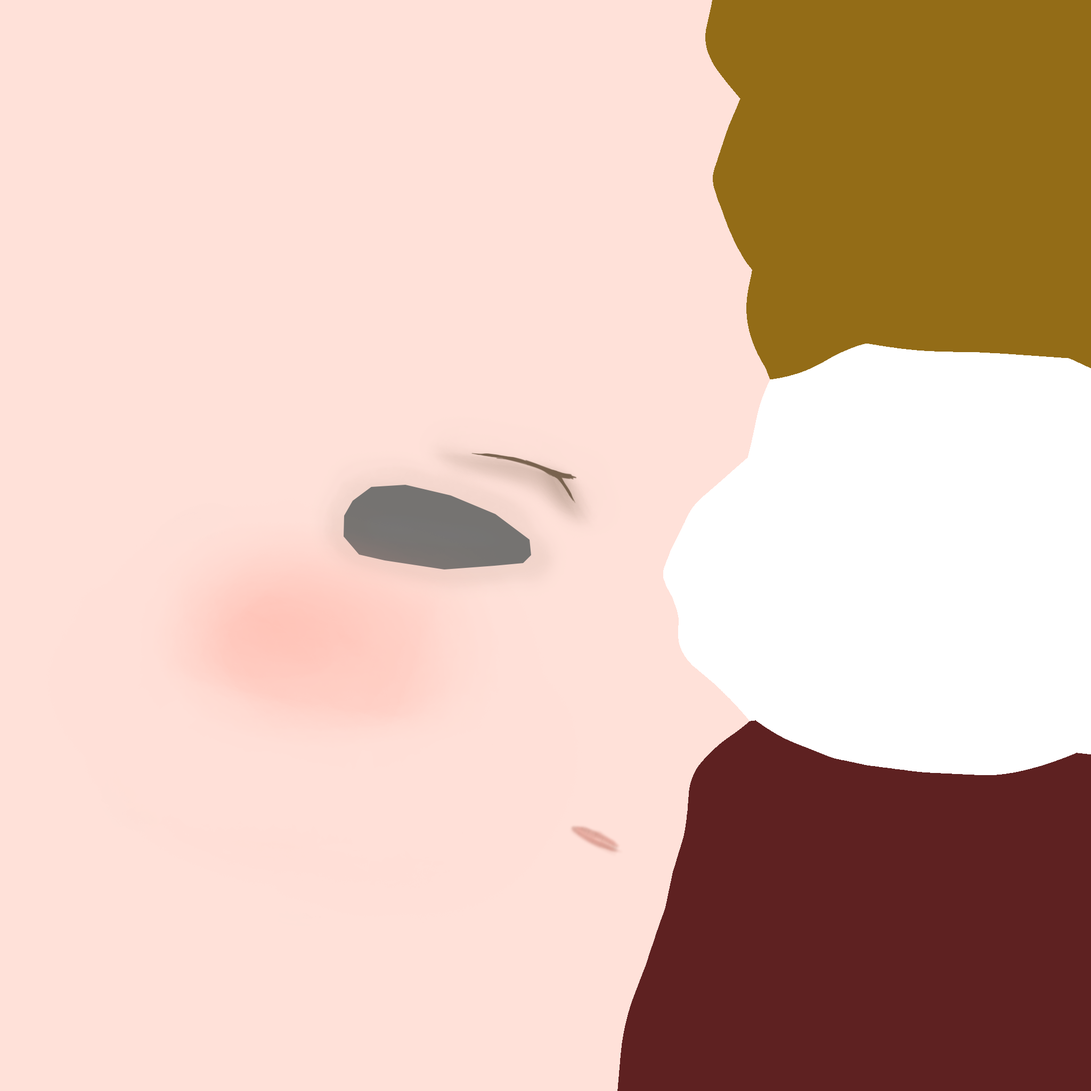
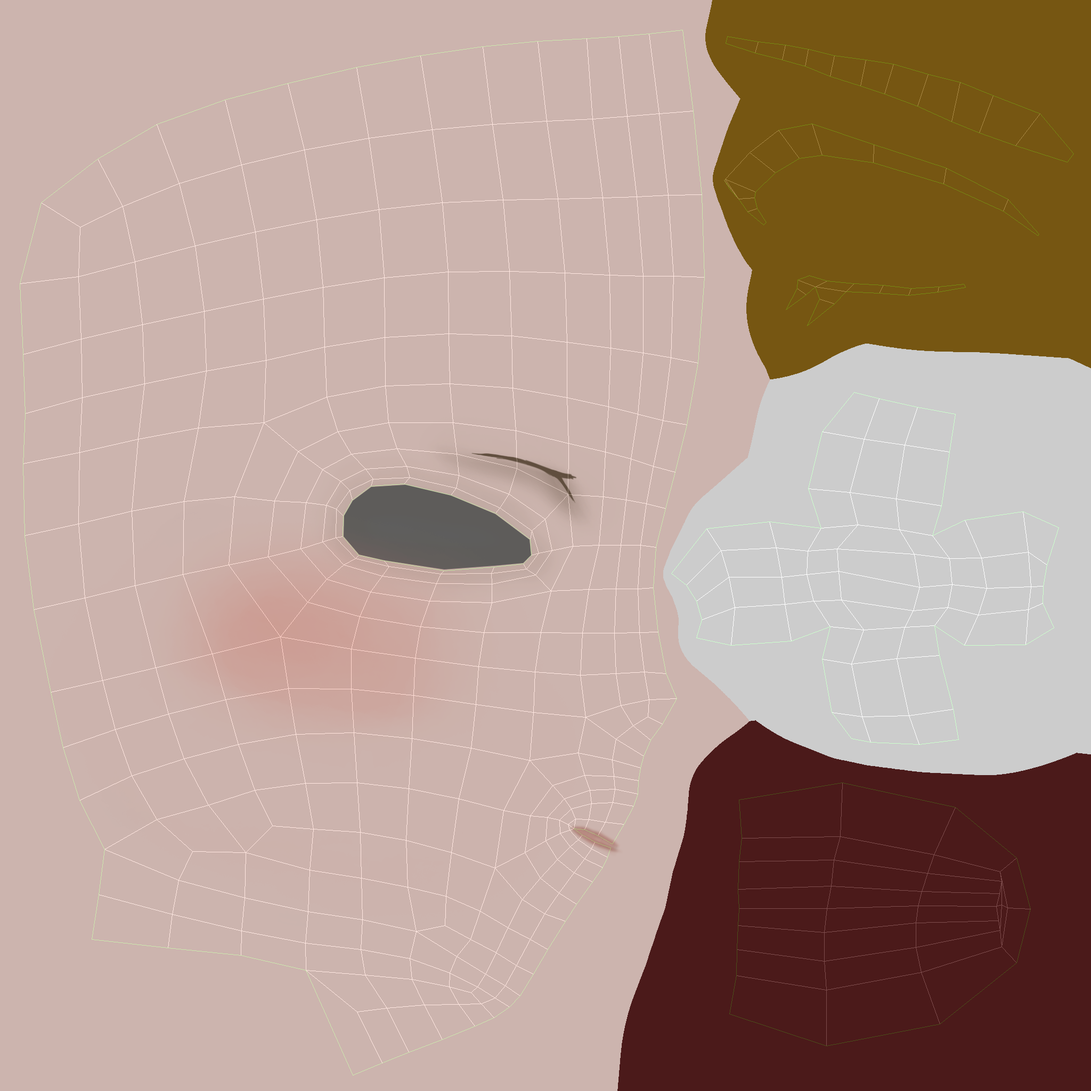
Comparing the layer stacks of the two 1091x1091 images. Changes:
showed "shield_face" over [left=0, top=0, right=1091, bottom=1091]
